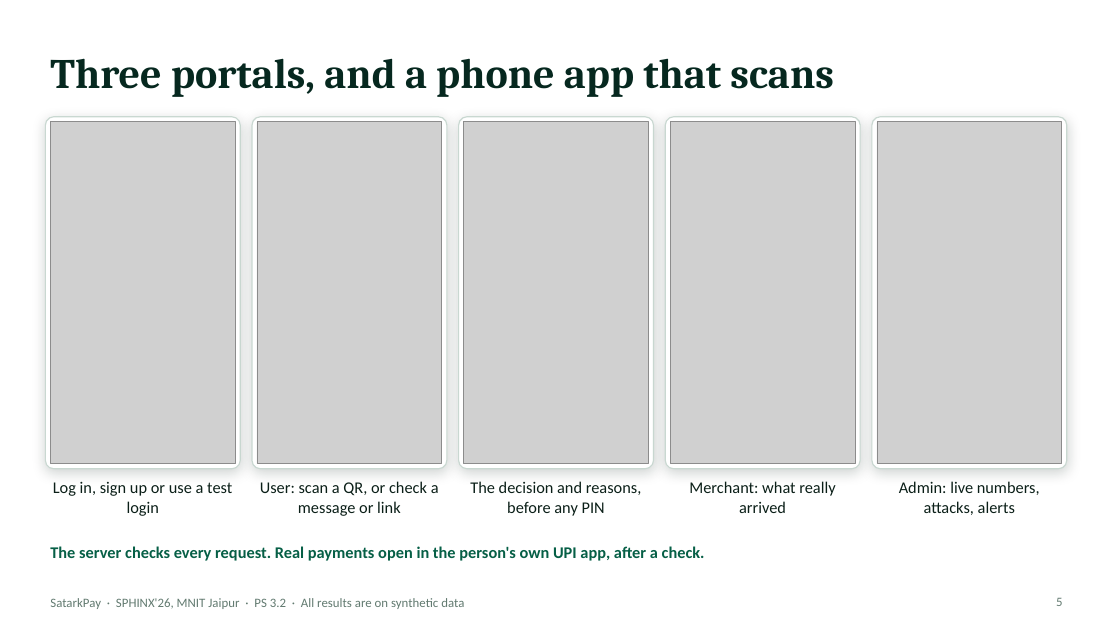
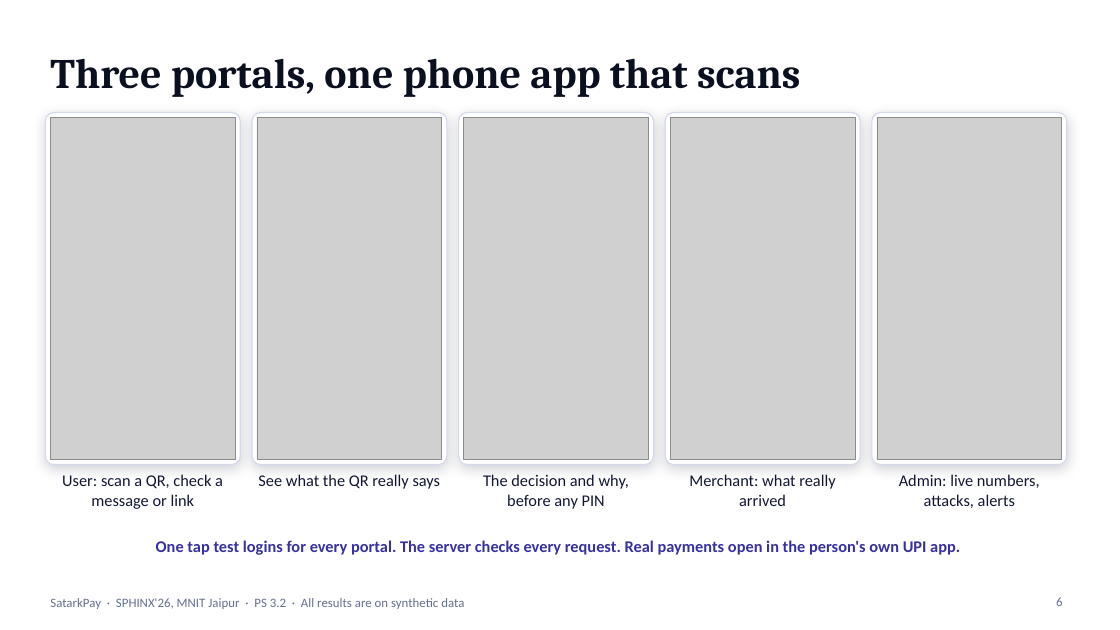
Before and after one commit to ajayyadav432/SatarkPay, a slide deck: slide 6 of docs/SatarkPay_Pitch.pptx (slide 5 before the commit). Drawn at 1120x630 pixels with LibreOffice and Linux fonts; fonts in the diff are those of the drawing; grey boxes stand for pictures. Boxes give left, top, right and bottom in pixels: in the first picture for what was removed or moved away, otherwise in the second. Text is boxed around its words. In the diff, an @@ line names an element or a change of style, - is before the commit and + after.

Commit message:
Stronger pitch: story first, new look, adoption plan, one-minute version
- Deck matches the logo and app colours, with fresh screens
- New slides: the story, why this is different, a real API answer with an adoption plan, a closing slide with the link
- Demo script gains a one-minute pitch

```diff
--- a/docs/SatarkPay_Pitch.pptx
+++ b/docs/SatarkPay_Pitch.pptx
@@ title at (50, 58, 801, 97): text changed; text colour #06281F to #0B1020 @@
-Three portals, and a phone app that scans
+Three portals, one phone app that scans
@@ 5 pictures, 5 rounded rectangles: place and size @@
-5 pictures, 5 rounded rectangles at (45, 117, 1067, 469)
+5 pictures, 5 rounded rectangles at (45, 113, 1067, 465)
@@ outline #C9D8D1 1 pt to #D4D9EC 1 pt; shadow changed in 5 elements at (45, 113, 240, 465), (252, 113, 447, 465), (459, 113, 654, 465), (665, 113, 860, 465), (872, 113, 1067, 465) @@
@@ text at (62, 474, 223, 509): text changed; text colour #0B1F18 to #111733 @@
-User: scan a QR, or check a message or link
+User: scan a QR, check a message or link
@@ text added at (258, 474, 441, 489), 14 pt, text #111733 @@
+See what the QR really says
@@ text at (483, 474, 629, 509): text changed; text colour #0B1F18 to #111733 @@
-The decision and reasons, before any PIN
+The decision and why, before any PIN
@@ text "Merchant: what really arrived" at (689, 474, 835, 506): text colour #0B1F18 to #111733 @@
@@ text "Admin: live numbers, attacks, alerts" at (899, 474, 1040, 508): text colour #0B1F18 to #111733 @@
@@ text removed at (53, 481, 232, 516) @@
-Log in, sign up or use a test login
@@ text at (156, 540, 960, 555): text changed; text colour #065F46 to #3730A3 @@
-The server checks every request. Real payments open in the person's own UPI app, after a check.
+One tap test logins for every portal. The server checks every request. Real payments open in the person's own UPI app.
@@ text "SatarkPay · SPHINX'26, MNIT Jaipur ..." at (50, 598, 464, 609): text colour #627A70 to #64708F @@
@@ page number at (1056, 597, 1062, 606): text changed; text colour #627A70 to #64708F @@
-5
+6
```
Also in this commit, not shown: 7 other slides changed, 4 slides added, 1 slide removed, 1 other file.
